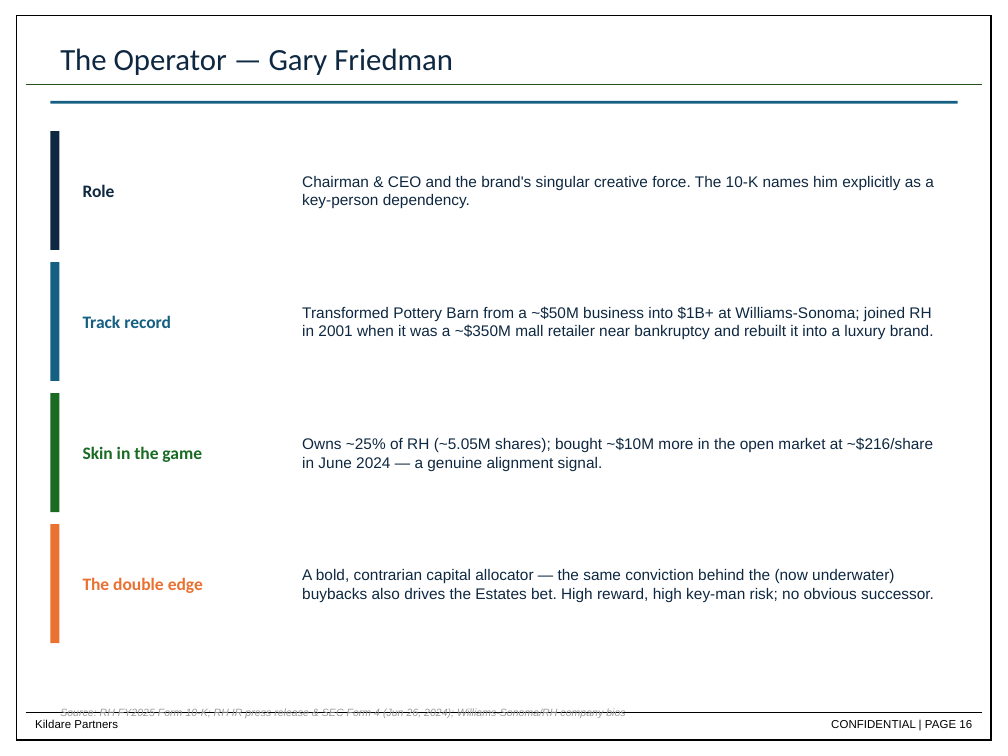
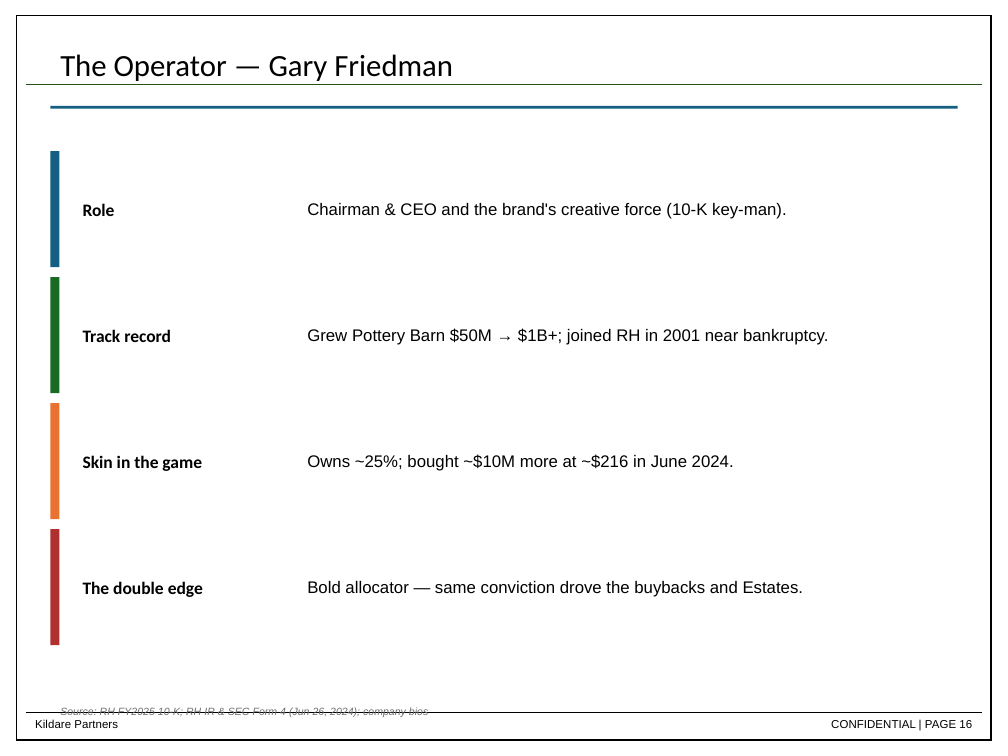
Before and after one commit to dchen88888/Nike-Stock-Pitch, a slide deck: slide 16 of RH_Stock_Pitch_updated.pptx. Drawn at 1008x756 pixels with LibreOffice and Linux fonts; fonts in the diff are those of the drawing. Boxes give left, top, right and bottom in pixels: in the first picture for what was removed or moved away, otherwise in the second. Text is boxed around its words. In the diff, an @@ line names an element or a change of style, - is before the commit and + after.

```diff
--- a/RH_Stock_Pitch_updated.pptx
+++ b/RH_Stock_Pitch_updated.pptx
@@ text "The Operator — Gary Friedman" at bbox=[60, 54, 453, 81]: text colour #0E2841 to #000000 @@
@@ rectangle: place and size @@
-rectangle at bbox=[50, 101, 958, 104]
+rectangle at bbox=[50, 106, 958, 109]
@@ rectangle: place and size @@
-rectangle at bbox=[50, 131, 59, 250]
+rectangle at bbox=[50, 151, 59, 267]
@@ rectangle at bbox=[50, 151, 59, 267]: fill #0E2841 to #156082 @@
@@ text "Role" at bbox=[83, 203, 115, 216]: text colour #0E2841 to #000000 @@
@@ text "Role": place and size @@
-text "Role" at bbox=[83, 184, 115, 197]
+text "Role" at bbox=[83, 203, 115, 216]
@@ text at bbox=[307, 203, 787, 219]: text changed; size 11 to 12 pt; text colour #0E2841 to #000000 @@
-Chairman & CEO and the brand's singular creative force. The 10-K names him explicitly as a key-person dependency.
+Chairman & CEO and the brand's creative force (10-K key-man).
@@ rectangle: place and size @@
-rectangle at bbox=[50, 262, 59, 381]
+rectangle at bbox=[50, 277, 59, 393]
@@ rectangle at bbox=[50, 277, 59, 393]: fill #156082 to #196B24 @@
@@ text "Track record": place and size @@
-text "Track record" at bbox=[83, 315, 171, 328]
+text "Track record" at bbox=[83, 329, 171, 342]
@@ text "Track record" at bbox=[83, 329, 171, 342]: text colour #156082 to #000000 @@
@@ text at bbox=[307, 328, 828, 345]: text changed; size 11 to 12 pt; text colour #0E2841 to #000000 @@
-Transformed Pottery Barn from a ~$50M business into $1B+ at Williams-Sonoma; joined RH in 2001 when it was a ~$350M mall retailer near bankruptcy and rebuilt it into a luxury brand.
+Grew Pottery Barn $50M → $1B+; joined RH in 2001 near bankruptcy.
@@ rectangle: place and size @@
-rectangle at bbox=[50, 393, 59, 512]
+rectangle at bbox=[50, 403, 59, 519]
@@ rectangle at bbox=[50, 403, 59, 519]: fill #196B24 to #E97132 @@
@@ text "Skin in the game": place and size @@
-text "Skin in the game" at bbox=[83, 446, 202, 462]
+text "Skin in the game" at bbox=[83, 455, 202, 471]
@@ text "Skin in the game" at bbox=[83, 455, 202, 471]: text colour #196B24 to #000000 @@
@@ text at bbox=[307, 454, 734, 471]: text changed; size 11 to 12 pt; text colour #0E2841 to #000000 @@
-Owns ~25% of RH (~5.05M shares); bought ~$10M more in the open market at ~$216/share in June 2024 — a genuine alignment signal.
+Owns ~25%; bought ~$10M more at ~$216 in June 2024.
@@ rectangle: place and size @@
-rectangle at bbox=[50, 524, 59, 643]
+rectangle at bbox=[50, 529, 59, 645]
@@ rectangle at bbox=[50, 529, 59, 645]: fill #E97132 to #B03030 @@
@@ text "The double edge" at bbox=[83, 581, 203, 597]: text colour #E97132 to #000000 @@
@@ text at bbox=[307, 581, 804, 597]: text changed; size 11 to 12 pt; text colour #0E2841 to #000000 @@
-A bold, contrarian capital allocator — the same conviction behind the (now underwater) buybacks also drives the Estates bet. High reward, high key-man risk; no obvious successor.
+Bold allocator — same conviction drove the buybacks and Estates.
@@ text at bbox=[60, 707, 428, 717]: text changed; text colour #9A9A9A to #707070 @@
-Source: RH FY2025 Form 10-K; RH IR press release & SEC Form 4 (Jun 26, 2024); Williams-Sonoma/RH company bios
+Source: RH FY2025 10-K; RH IR & SEC Form 4 (Jun 26, 2024); company bios
```
Also in this commit, not shown: 9 other slides changed.
